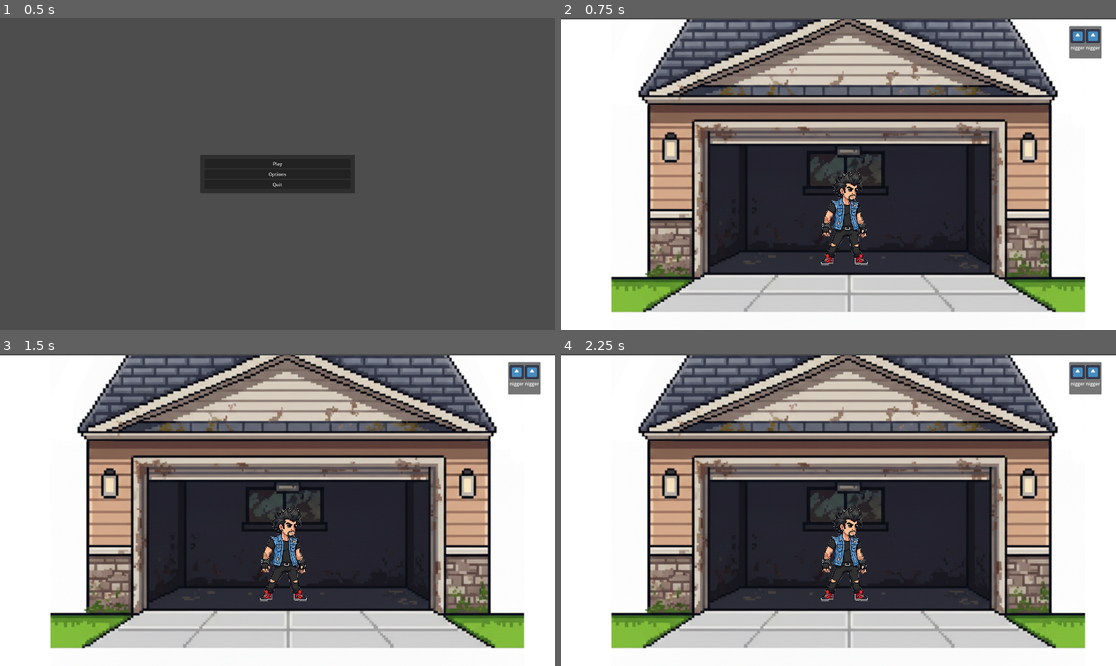
Above: before the commit, frames 1-4 (two rows, left to right).
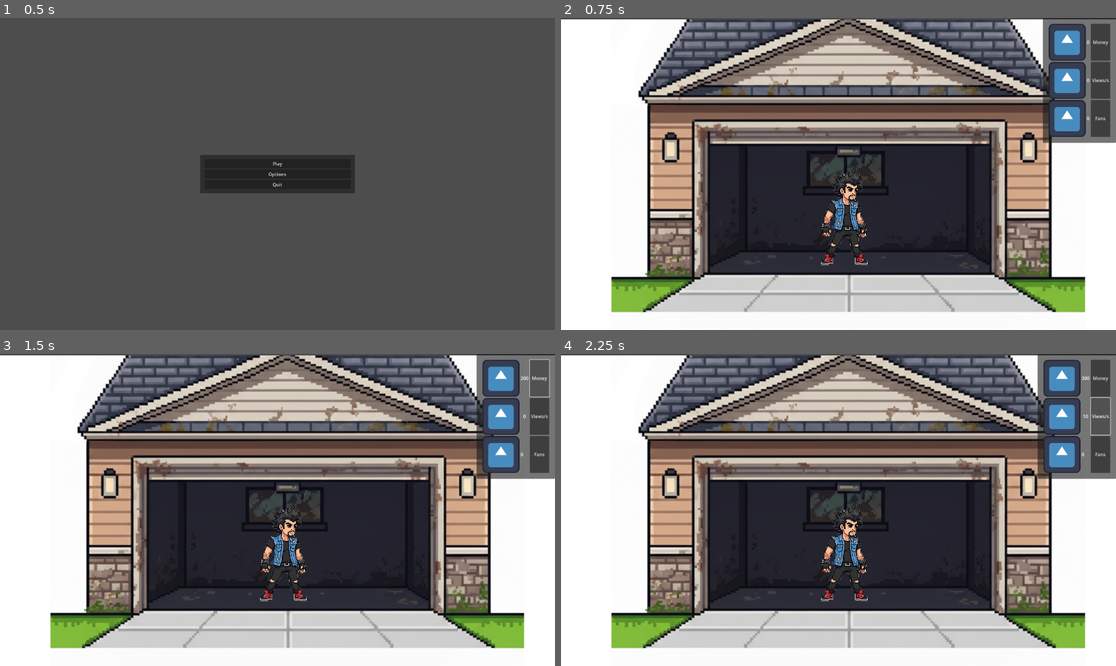
Above: after the commit, the same moments.

Repository: Geluco/music-band-tycoon
Game: Godot game, scene res://scenes/menu.tscn
The game is run twice, just before and just after one commit, with the same random seed, the same clock (stepped at 60 frames per second) and the same inputs. The engine's default icon, where the game draws it, is replaced by a stand-in: a white triangle on a blue panel in a dark square.
Inputs (mouse positions are in pixels of both pictures, inside the frame that each line leads up to):
- Up to frame 1 (0.5 s): no input
- Up to frame 2 (0.75 s): click "Play" at 0.5 s
- Up to frame 3 (1.5 s): click (538, 378) at 1.25 s, where only the run after the commit has a clickable "Money"
- Up to frame 4 (2.25 s): click (1099, 416) at 2 s, where only the run after the commit has a clickable "Views/s"

Frame 1 is identical in both runs. In frame 2, 5.0% of the frame differs, in the area x 86-100%, y 0-41%; in frame 3, 5.4%, in the area x 85-100%, y 0-41%; in frame 4, 5.4%.

Commit message:
Restauration

Diff:
--- /dev/null
+++ b/global.gd
@@ -0,0 +1,4 @@
+extends Node
+var money=0
+var views=0
+var fans=0
--- a/project.godot
+++ b/project.godot
@@ -15,6 +15,10 @@
 config/features=PackedStringArray("4.4", "GL Compatibility")
 config/icon="res://icon.svg"
 
+[autoload]
+
+Global="*res://global.gd"
+
 [display]
 
 window/size/viewport_width=1920
--- a/scenes/main_node.tscn
+++ b/scenes/main_node.tscn
@@ -1,10 +1,15 @@
-[gd_scene load_steps=4 format=3 uid="uid://8rdlqav878pv"]
+[gd_scene load_steps=8 format=3 uid="uid://8rdlqav878pv"]
 
+[ext_resource type="Script" uid="uid://ry3hg2rdih6f" path="res://scripts/main_node.gd" id="1_brsxu"]
 [ext_resource type="PackedScene" uid="uid://c0nssosyhrhui" path="res://scenes/garage.tscn" id="1_e3fa1"]
 [ext_resource type="PackedScene" uid="uid://ci6l3qn5p31f1" path="res://scenes/main_character.tscn" id="2_5wdvg"]
 [ext_resource type="Texture2D" uid="uid://bqo5g5immf218" path="res://icon.svg" id="3_t1rhp"]
+[ext_resource type="Script" uid="uid://brdjue3j7w0s1" path="res://scripts/label_money.gd" id="4_7exka"]
+[ext_resource type="Script" uid="uid://dg86e3wcmqovx" path="res://scripts/label_views.gd" id="6_p3mmm"]
+[ext_resource type="Script" uid="uid://b0xmuu4cqw4sb" path="res://scripts/label_fans.gd" id="7_p3mmm"]
 
 [node name="Main Node" type="Node2D"]
+script = ExtResource("1_brsxu")
 
 [node name="Decoration" parent="." instance=ExtResource("1_e3fa1")]
 light_mask = 2
@@ -21,27 +26,36 @@
 anchors_preset = 1
 anchor_left = 1.0
 anchor_right = 1.0
-offset_left = -162.0
-offset_top = 28.0
-offset_right = -50.0
-offset_bottom = 140.0
+offset_left = -244.0
+offset_bottom = 432.0
 grow_horizontal = 0
 
 [node name="MarginContainer" type="MarginContainer" parent="CanvasLayer/PanelContainer"]
 layout_mode = 2
-theme_override_constants/margin_left = 5
-theme_override_constants/margin_top = 10
-theme_override_constants/margin_right = 5
-theme_override_constants/margin_bottom = 0
+theme_override_constants/margin_left = 20
+theme_override_constants/margin_top = 20
+theme_override_constants/margin_right = 20
+theme_override_constants/margin_bottom = 20
 
 [node name="GridContainer" type="GridContainer" parent="CanvasLayer/PanelContainer/MarginContainer"]
 layout_mode = 2
-columns = 2
+columns = 3
 
 [node name="TextureRect" type="TextureRect" parent="CanvasLayer/PanelContainer/MarginContainer/GridContainer"]
 layout_mode = 2
 texture = ExtResource("3_t1rhp")
-expand_mode = 2
+expand_mode = 4
+
+[node name="Label" type="Label" parent="CanvasLayer/PanelContainer/MarginContainer/GridContainer"]
+layout_mode = 2
+text = "
+"
+horizontal_alignment = 1
+script = ExtResource("4_7exka")
+
+[node name="Button_money" type="Button" parent="CanvasLayer/PanelContainer/MarginContainer/GridContainer"]
+layout_mode = 2
+text = "Money"
 
 [node name="TextureRect2" type="TextureRect" parent="CanvasLayer/PanelContainer/MarginContainer/GridContainer"]
 layout_mode = 2
@@ -49,14 +63,32 @@
 expand_mode = 4
 stretch_mode = 5
 
-[node name="Label" type="Label" parent="CanvasLayer/PanelContainer/MarginContainer/GridContainer"]
+[node name="Label2" type="Label" parent="CanvasLayer/PanelContainer/MarginContainer/GridContainer"]
 layout_mode = 2
-text = "nigger
+text = "
 "
 horizontal_alignment = 1
+script = ExtResource("6_p3mmm")
 
-[node name="Label2" type="Label" parent="CanvasLayer/PanelContainer/MarginContainer/GridContainer"]
+[node name="Button_views" type="Button" parent="CanvasLayer/PanelContainer/MarginContainer/GridContainer"]
 layout_mode = 2
-text = "nigger
-"
-horizontal_alignment = 1
+text = "Views/s"
+
+[node name="TextureRect3" type="TextureRect" parent="CanvasLayer/PanelContainer/MarginContainer/GridContainer"]
+layout_mode = 2
+texture = ExtResource("3_t1rhp")
+stretch_mode = 5
+
+[node name="Label3" type="Label" parent="CanvasLayer/PanelContainer/MarginContainer/GridContainer"]
+layout_mode = 2
+script = ExtResource("7_p3mmm")
+
+[node name="Button_fans" type="Button" parent="CanvasLayer/PanelContainer/MarginContainer/GridContainer"]
+layout_mode = 2
+text = "Fans"
+
+[connection signal="pressed" from="CanvasLayer/PanelContainer/MarginContainer/GridContainer/Button_money" to="." method="_on_button_money_pressed"]
+[connection signal="pressed" from="CanvasLayer/PanelContainer/MarginContainer/GridContainer/Button_money" to="CanvasLayer/PanelContainer/MarginContainer/GridContainer/Label" method="_on_button_money_pressed"]
+[connection signal="pressed" from="CanvasLayer/PanelContainer/MarginContainer/GridContainer/Button_views" to="." method="_on_button_2_pressed"]
+[connection signal="pressed" from="CanvasLayer/PanelContainer/MarginContainer/GridContainer/Button_views" to="." method="_on_button_views_pressed"]
+[connection signal="pressed" from="CanvasLayer/PanelContainer/MarginContainer/GridContainer/Button_fans" to="." method="_on_button_fans_pressed"]
--- /dev/null
+++ b/scripts/label_fans.gd
@@ -0,0 +1,3 @@
+extends Label
+func _process(delta):
+	self.text=str(Global.fans)
--- /dev/null
+++ b/scripts/label_money.gd
@@ -0,0 +1,3 @@
+extends Label
+func _process(delta):
+	self.text=str(Global.money)
--- /dev/null
+++ b/scripts/label_views.gd
@@ -0,0 +1,3 @@
+extends Label
+func _process(delta):
+	self.text=str(Global.views)
--- /dev/null
+++ b/scripts/main_node.gd
@@ -0,0 +1,22 @@
+extends Node2D
+
+var n=0
+func _process(delta):
+	n+=1
+	if n>=100:
+		n-=100
+		Global.money+=100
+
+
+func _on_button_views_pressed() -> void:
+	Global.views+=10
+
+
+func _on_button_fans_pressed() -> void:
+	if Global.money-2000>=0 && Global.views>100:
+		Global.fans+=1
+		Global.money-=2000
+
+
+func _on_button_money_pressed() -> void:
+	Global.money+=200
Not shown, added: global.gd.uid
Not shown, added: scripts/label_fans.gd.uid
Not shown, added: scripts/label_money.gd.uid
Not shown, added: scripts/label_views.gd.uid
Not shown, added: scripts/main_node.gd.uid
